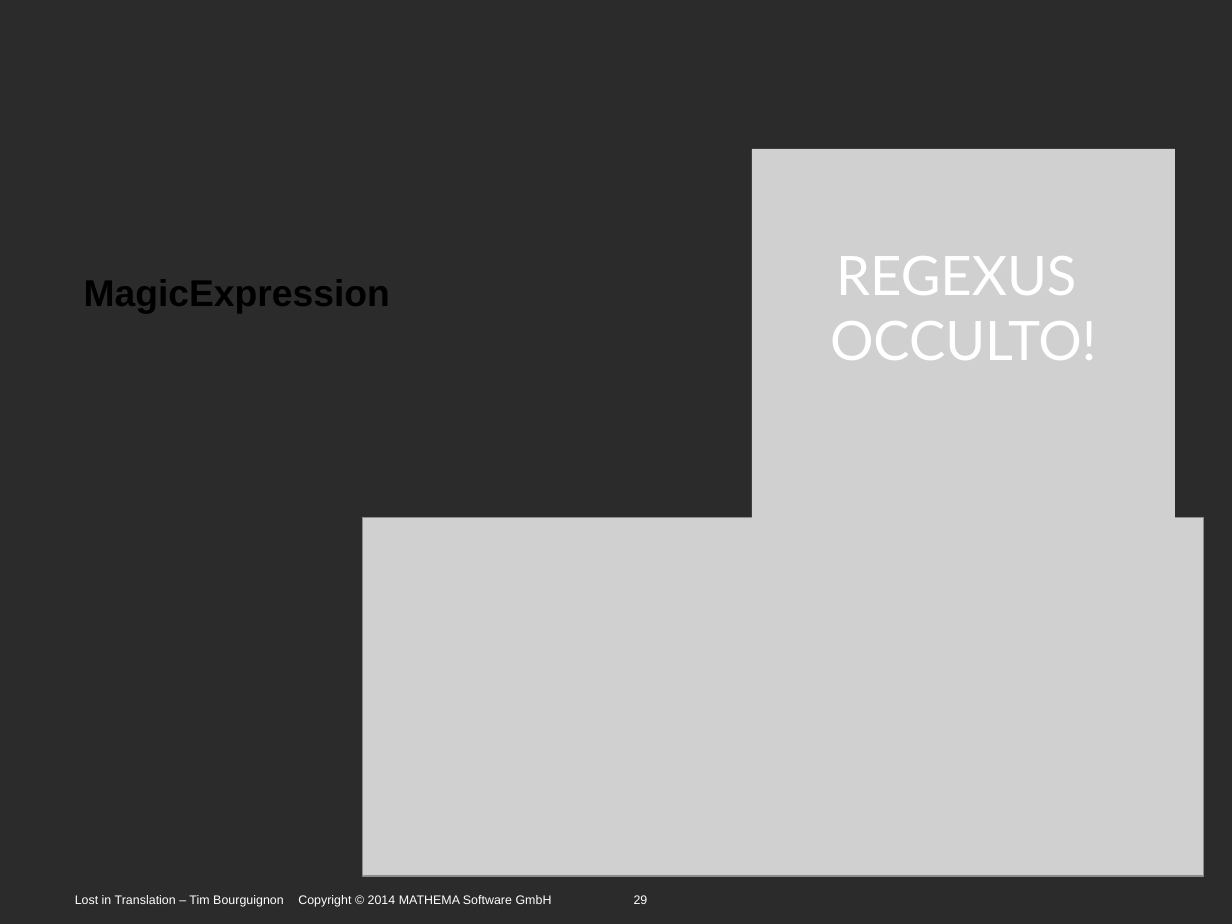
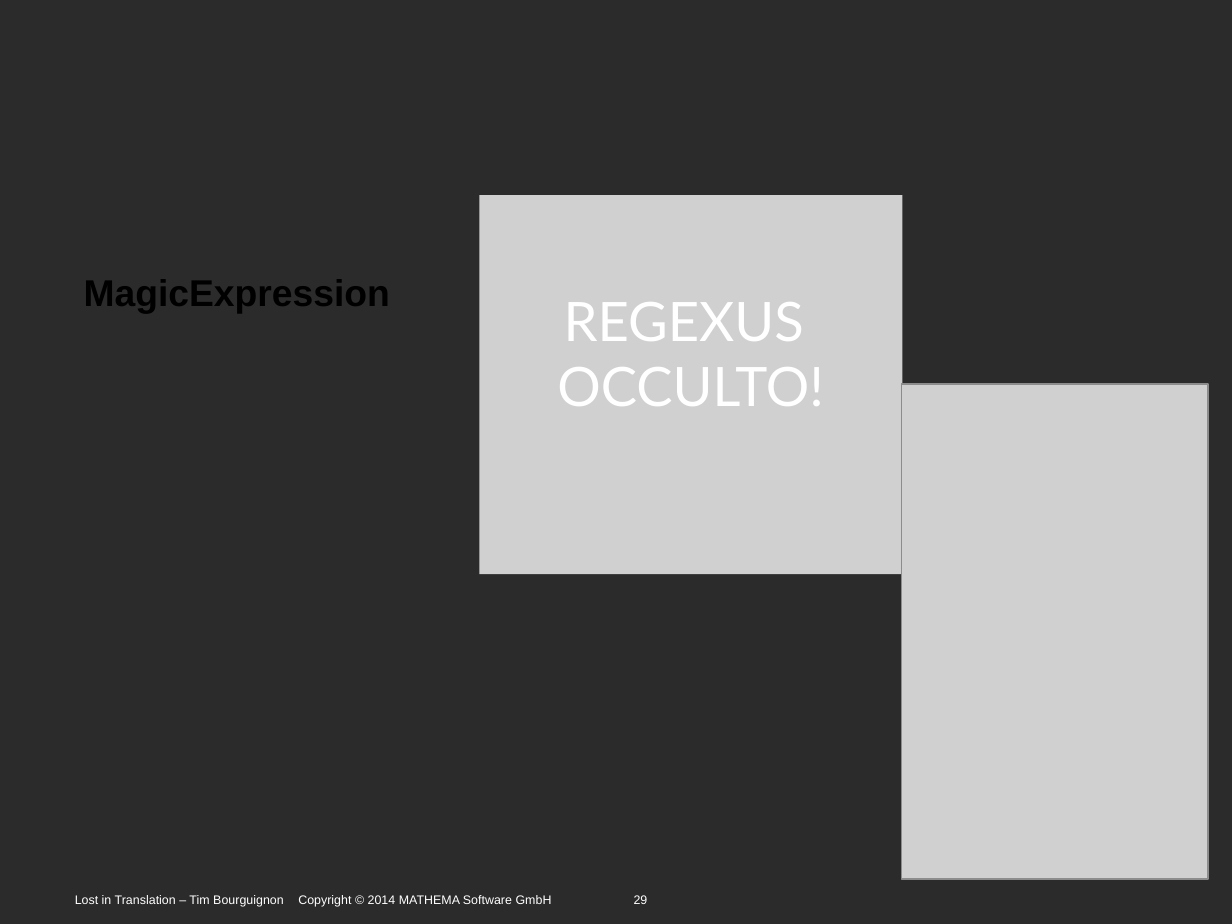
Before and after one commit to Timothep/Talk.LostInTranslation, a slide deck: slide 29 of LostInTranslation.odp. Drawn at 1232x924 pixels with LibreOffice and Linux fonts; fonts in the diff are those of the drawing; grey boxes stand for pictures; background and template pictures are left out; a plain dark background stands for a picture behind light text. Boxes give left, top, right and bottom in pixels: in the first picture for what was removed or moved away, otherwise in the second. Text is boxed around its words. In the diff, an @@ line names an element or a change of style, - is before the commit and + after.

Commit message:
Rework of all the images to prevent CC problems

```diff
--- a/LostInTranslation.odp
+++ b/LostInTranslation.odp
@@ picture "REGEXUS": place and size @@
-picture "REGEXUS" at [362,518,1204,876]
+picture "REGEXUS" at [480,196,903,575]
@@ text in picture at [830,256,1097,360]: text removed @@
-REGEXUS
-OCCULTO!
@@ text in picture at [557,302,824,406]: text added @@
+REGEXUS
+OCCULTO!
@@ picture: place and size @@
-picture at [752,149,1176,528]
+picture at [902,385,1209,880]
```
Also in this commit, not shown: 8 other slides changed.
